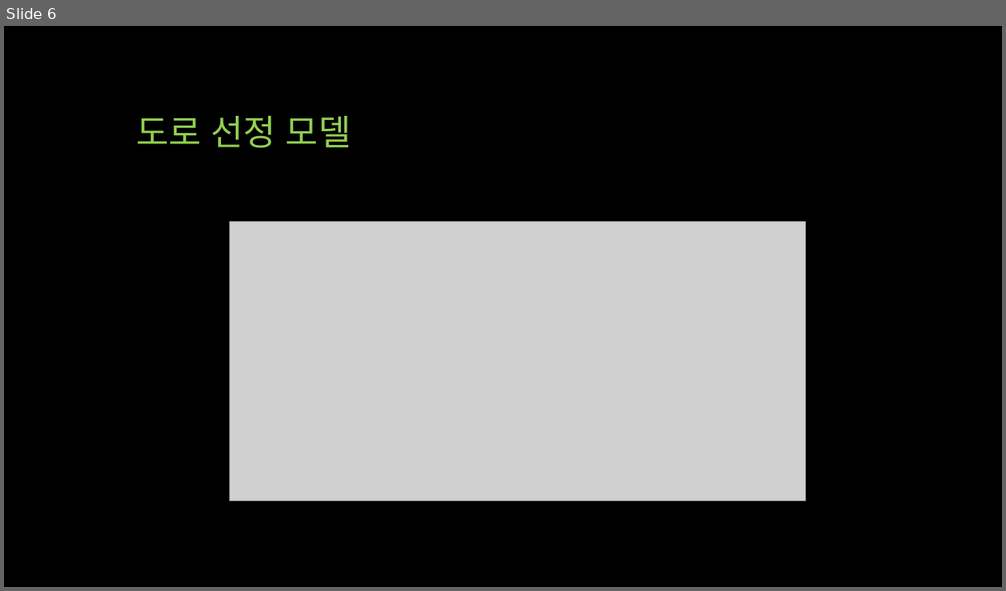
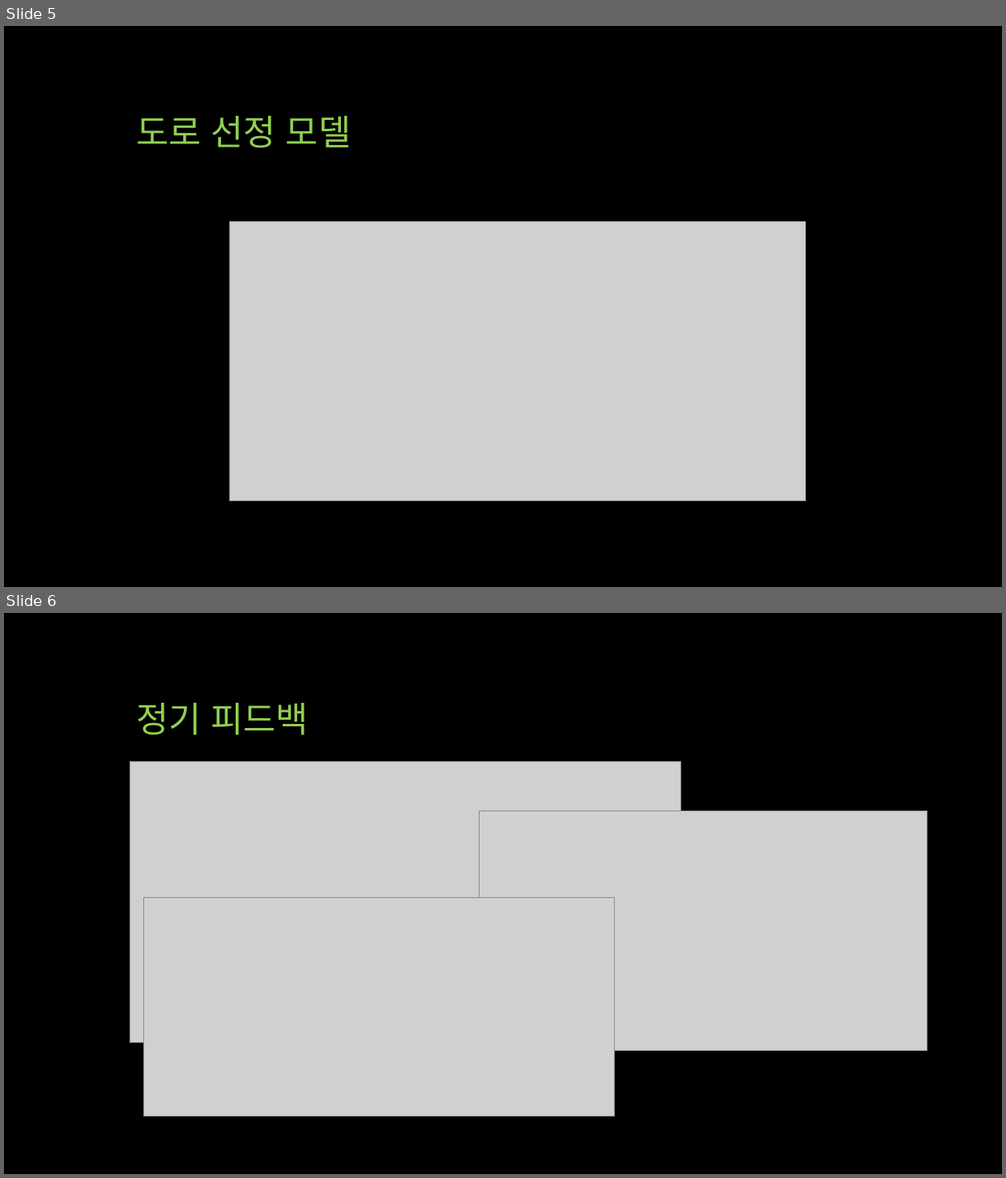
Before and after one commit to Sihan-Son/AutoPilotCar_arduino, a slide deck: docu/ppt/2017_08_06/자율 주행 자동차 프로젝트.pptx. Shown one above the other, each under a label of ours: slide 6 before the commit, slides 5 and 6 after it. The pictures are 1006x591 and 1006x1178 pixels, drawn with LibreOffice and Linux fonts; fonts in the diff are those of the drawing; grey boxes stand for pictures. Boxes give left, top, right and bottom in pixels: in the first picture for what was removed or moved away, otherwise in the second. Text is boxed around its words. In the diff, an @@ line names an element or a change of style, - is before the commit and + after.

```diff
--- a/docu/ppt/2017_08_06/자율 주행 자동차 프로젝트.pptx
+++ b/docu/ppt/2017_08_06/자율 주행 자동차 프로젝트.pptx
@@ slide 6 added at bbox=[4, 613, 1002, 1174], background #000000 @@
@@ title added at bbox=[136, 703, 309, 735], 34 pt, text #92D050 @@
+정기 피드백
@@ picture added at bbox=[130, 761, 681, 1043] @@
@@ picture added at bbox=[479, 811, 927, 1051] @@
@@ picture added at bbox=[143, 898, 614, 1117] @@
@@ what was slide 6 is now slide 5 @@
```
Also in this commit, not shown: 2 slides changed, 5 other slides added, 8 slides removed.
